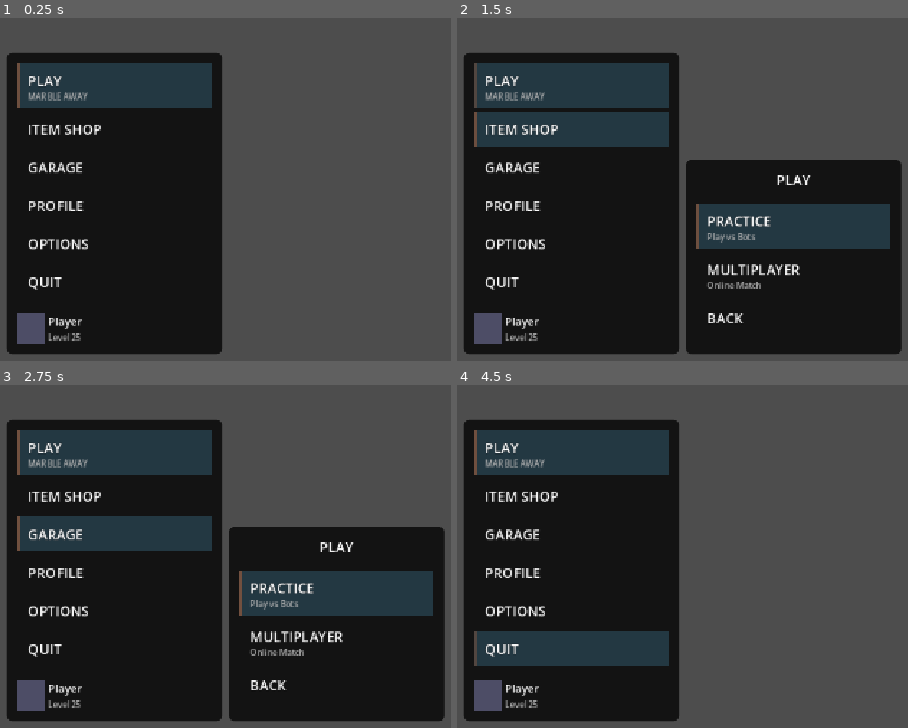
Above: before the commit, frames 1-4 (two rows, left to right).
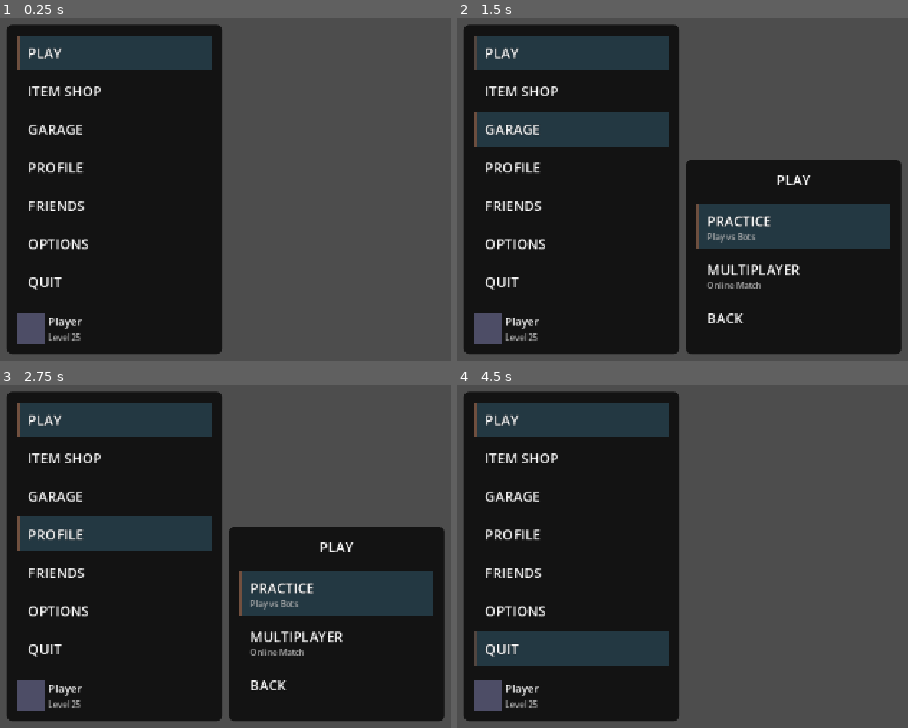
Above: after the commit, the same moments.

Repository: wize-logic/realmarble2
Game: Godot game, scene res://rl_main_menu.tscn
The game is run twice, just before and just after one commit, with the same random seed, the same clock (stepped at 60 frames per second) and the same inputs. This scene is started directly instead of the project's main scene.
Inputs (mouse positions are in pixels of both pictures, inside the frame that each line leads up to):
- Up to frame 1 (0.25 s): no input
- Up to frame 2 (1.5 s): tap Enter (ui_accept) at 0.5, 0.77, 1.25 s; move the mouse to (569, 86) at 0.52 s; hold D (right) 0.53-1.28 s; tap C (capture) at 0.6 s; click (569, 86) at 0.67 s; move the mouse to (569, 127) at 1.27 s; hold S (down) from 1.28 s (still down); tap E (use_ability) at 1.35 s; click (569, 127) at 1.42 s
- Up to frame 3 (2.75 s): tap Enter (ui_accept) at 1.52 s; tap F (respawn) at 2 s; move the mouse to (112, 535) at 2.02 s; release S (down) at 2.03 s; hold D (right) from 2.03 s (still down); tap Space at 2.1 s; click (112, 535) at 2.17 s
- Up to frame 4 (4.5 s): tap Enter (ui_accept) at 2.75, 3.02, 3.77, 4.25 s; move the mouse to (569, 573) at 2.77 s; release D (right) at 2.78 s; hold Up (ui_up) 2.78-3.53 s; tap O at 2.85 s; click (569, 573) at 2.92 s; tap F (respawn) at 3.5 s; move the mouse to (569, 611) at 3.52 s; hold A (left) from 3.53 s (still down); tap Shift at 3.6 s; click (569, 611) at 3.67 s; move the mouse to (569, 649) at 4.27 s; tap C (capture) at 4.35 s; click (569, 649) at 4.42 s

The runs differ from the first frame. In frame 1, 11% of the frame differs, in the area x 1-50%, y 1-57%; in frame 2, 11%; in frame 3, 11%; in frame 4, 11%.

Commit message:
Remove MARBLE AWAY subtitle and add FRIENDS button to menu
- Removed "MARBLE AWAY" subtitle from Play button
- Added FRIENDS button to main menu (between Profile and Options)
- Added friends_pressed signal to RLMainMenu
- Connected friends_pressed signal in world.tscn
- Added _on_friends_pressed() placeholder handler in world.gd

The menu now matches the requested layout without the subtitle,
and includes a Friends tab as requested.

Diff:
--- a/rl_main_menu.tscn
+++ b/rl_main_menu.tscn
@@ -62,7 +62,6 @@
 [node name="PlayButton" parent="BottomLeftMenu/MarginContainer/VBoxContainer/MenuButtons" instance=ExtResource("2")]
 layout_mode = 2
 button_text = "PLAY"
-subtitle_text = "MARBLE AWAY"
 is_highlighted = true
 
 [node name="ItemShopButton" parent="BottomLeftMenu/MarginContainer/VBoxContainer/MenuButtons" instance=ExtResource("2")]
@@ -76,6 +75,10 @@
 [node name="ProfileButton" parent="BottomLeftMenu/MarginContainer/VBoxContainer/MenuButtons" instance=ExtResource("2")]
 layout_mode = 2
 button_text = "PROFILE"
+
+[node name="FriendsButton" parent="BottomLeftMenu/MarginContainer/VBoxContainer/MenuButtons" instance=ExtResource("2")]
+layout_mode = 2
+button_text = "FRIENDS"
 
 [node name="OptionsButton" parent="BottomLeftMenu/MarginContainer/VBoxContainer/MenuButtons" instance=ExtResource("2")]
 layout_mode = 2
--- a/scripts/ui/menu/rl_main_menu.gd
+++ b/scripts/ui/menu/rl_main_menu.gd
@@ -8,6 +8,7 @@
 signal item_shop_pressed
 signal garage_pressed
 signal profile_pressed
+signal friends_pressed
 signal options_pressed
 signal quit_pressed
 
@@ -137,6 +138,8 @@
 			garage_pressed.emit()
 		"ProfileButton":
 			profile_pressed.emit()
+		"FriendsButton":
+			friends_pressed.emit()
 		"OptionsButton":
 			options_pressed.emit()
 		"QuitButton":
--- a/scripts/world.gd
+++ b/scripts/world.gd
@@ -262,6 +262,10 @@
 func _on_profile_pressed() -> void:
 	"""Profile placeholder"""
 	print("Profile - Not implemented yet")
+
+func _on_friends_pressed() -> void:
+	"""Friends placeholder"""
+	print("Friends - Not implemented yet")
 
 func _on_host_button_pressed() -> void:
 	if main_menu:
--- a/world.tscn
+++ b/world.tscn
@@ -457,6 +457,7 @@
 [connection signal="item_shop_pressed" from="Menu/MainMenu" to="." method="_on_item_shop_pressed"]
 [connection signal="garage_pressed" from="Menu/MainMenu" to="." method="_on_garage_pressed"]
 [connection signal="profile_pressed" from="Menu/MainMenu" to="." method="_on_profile_pressed"]
+[connection signal="friends_pressed" from="Menu/MainMenu" to="." method="_on_friends_pressed"]
 [connection signal="options_pressed" from="Menu/MainMenu" to="." method="_on_settings_pressed"]
 [connection signal="quit_pressed" from="Menu/MainMenu" to="." method="_on_quit_pressed"]
 [connection signal="dir_selected" from="Menu/MusicDirectoryDialog" to="." method="_on_music_directory_selected"]
